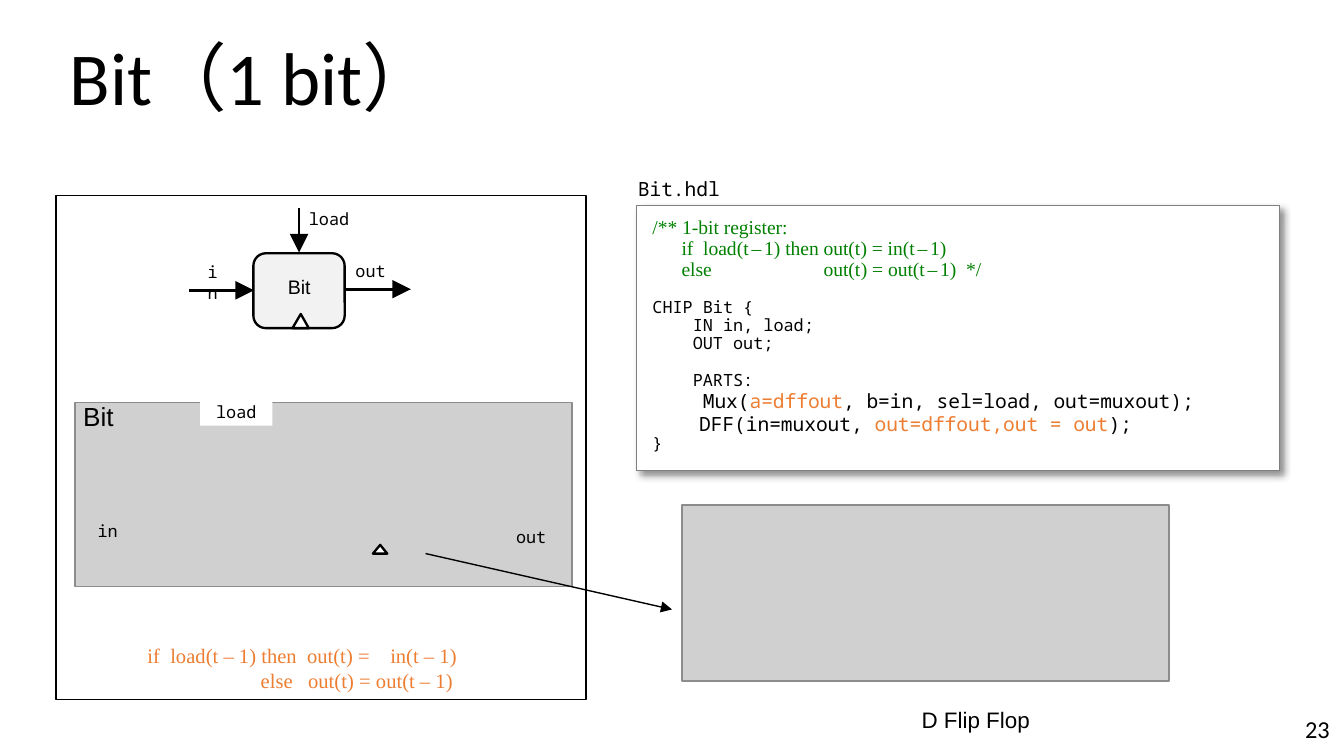
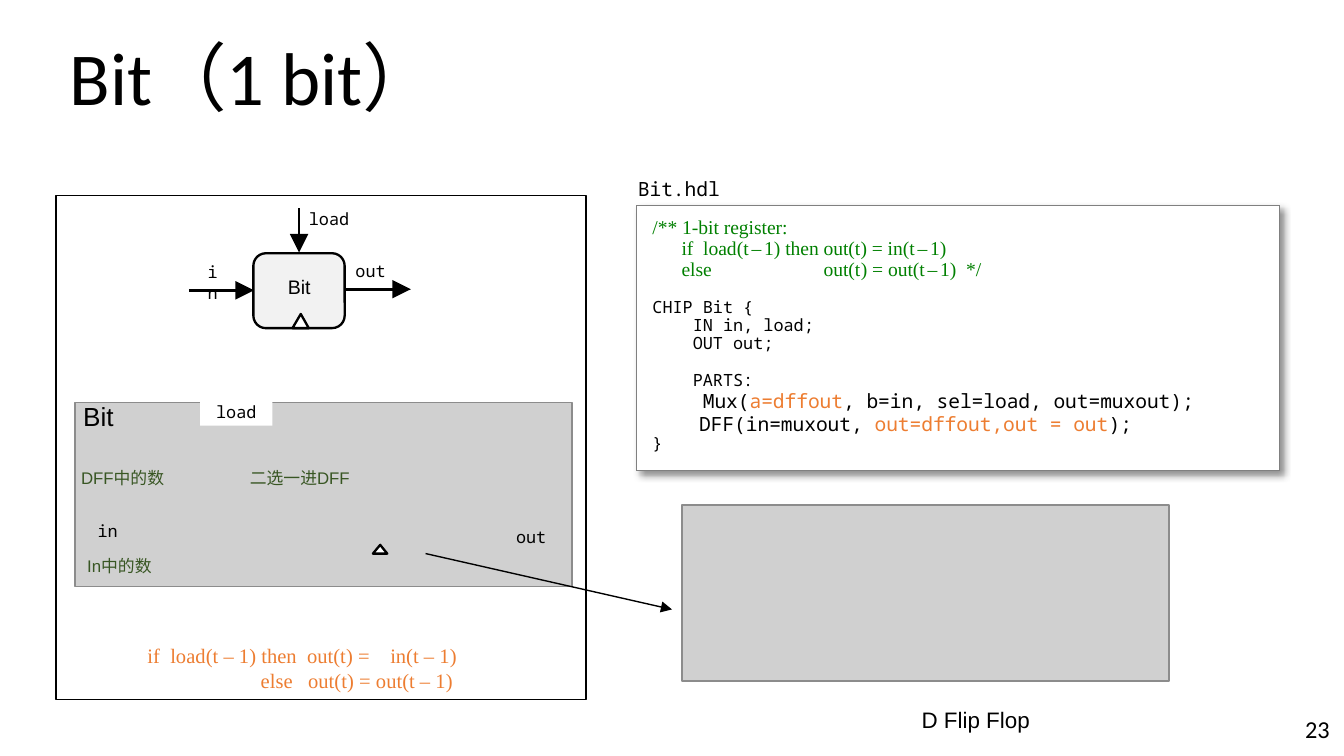
Before and after one commit to vcboy1/Leeds, a slide deck: slide 23 of 26fall/1860/Lecture/All HDL.pptx. Drawn at 1344x756 pixels with LibreOffice and Linux fonts; fonts in the diff are those of the drawing; grey boxes stand for pictures; background and template pictures are left out. Boxes give left, top, right and bottom in pixels: in the first picture for what was removed or moved away, otherwise in the second. Text is boxed around its words. In the diff, an @@ line names an element or a change of style, - is before the commit and + after.

```diff
--- a/26fall/1860/Lecture/All HDL.pptx
+++ b/26fall/1860/Lecture/All HDL.pptx
@@ text added at [81,470,164,486], 9 pt, text #385723 @@
+DFF中的数
@@ text added at [250,470,350,485], 9 pt, text #385723 @@
+二选一进DFF
@@ text added at [87,558,151,574], 9 pt, text #385723 @@
+In中的数
```
Also in this commit, not shown: 1 other slide changed, 3 other files.
